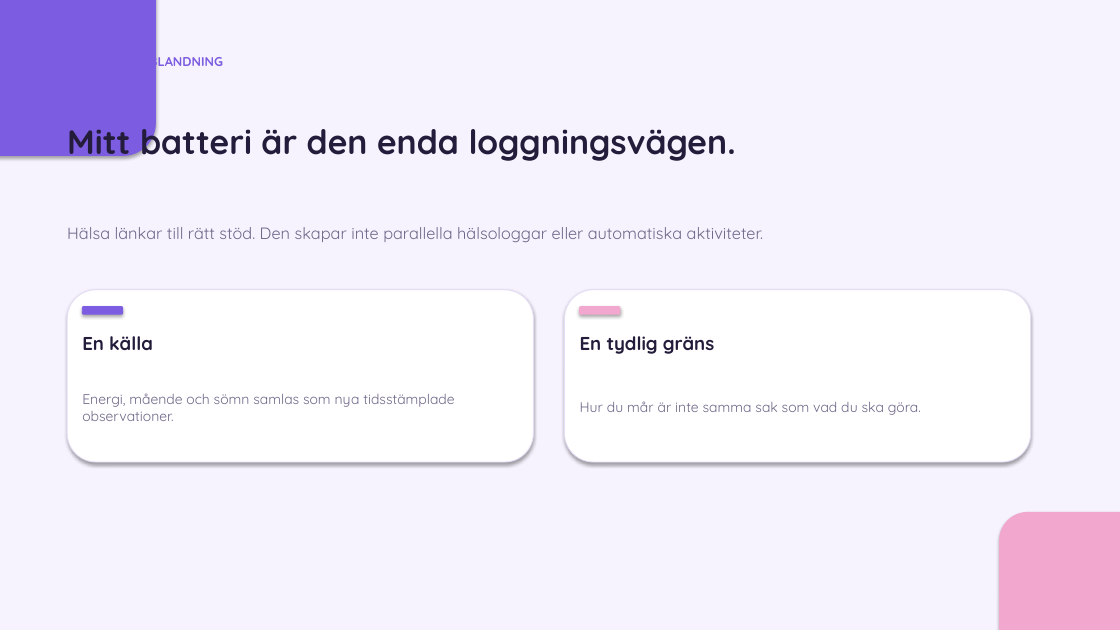
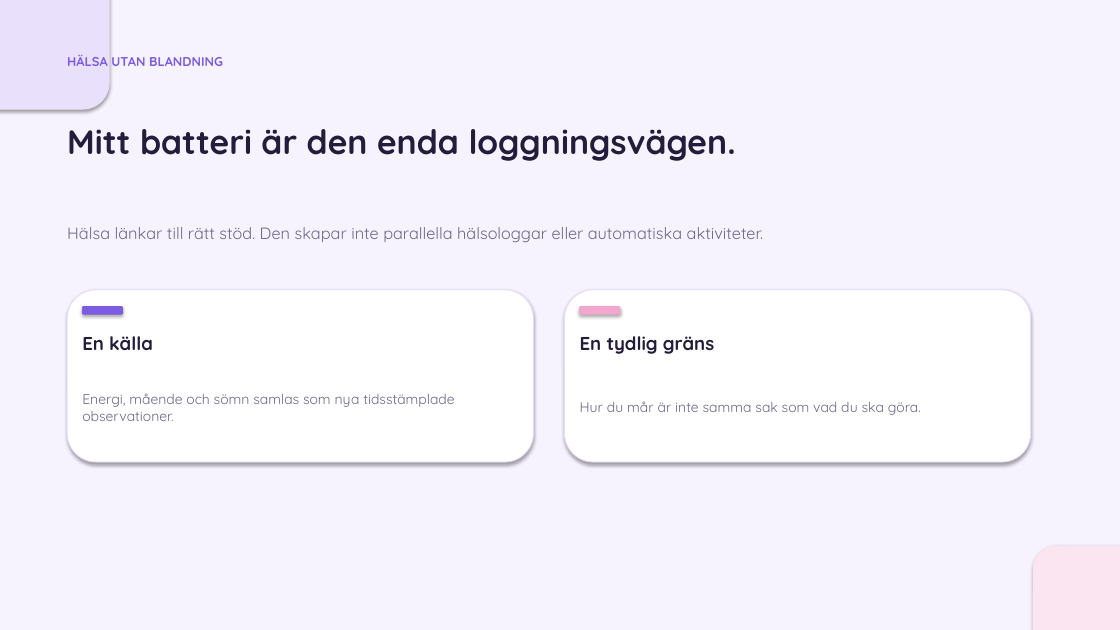
Before and after one commit to camillabaksi/myflove-926d3d31, a slide deck: slide 6 of public/pitch/MyFlove_Pitchdeck_3.7.pptx. Drawn at 1120x630 pixels with LibreOffice and Linux fonts; fonts in the diff are those of the drawing. Boxes give left, top, right and bottom in pixels: in the first picture for what was removed or moved away, otherwise in the second. Text is boxed around its words. In the diff, an @@ line names an element or a change of style, - is before the commit and + after.

```diff
--- a/public/pitch/MyFlove_Pitchdeck_3.7.pptx
+++ b/public/pitch/MyFlove_Pitchdeck_3.7.pptx
@@ rounded rectangle: place and size @@
-rounded rectangle at bbox=[0, 0, 155, 155]
+rounded rectangle at bbox=[0, 0, 109, 109]
@@ rounded rectangle at bbox=[0, 0, 109, 109]: fill #7C5CE0 to #E9E0FB; outline #7C5CE0 0.75 pt to #E9E0FB 0.75 pt @@
@@ rounded rectangle: place and size @@
-rounded rectangle at bbox=[1000, 513, 1120, 630]
+rounded rectangle at bbox=[1033, 546, 1120, 630]
@@ rounded rectangle at bbox=[1033, 546, 1120, 630]: fill #F2A8CE to #FAE5F0; outline #F2A8CE 0.75 pt to #FAE5F0 0.75 pt @@
```
Also in this commit, not shown: 10 other slides changed, 4 other files.
